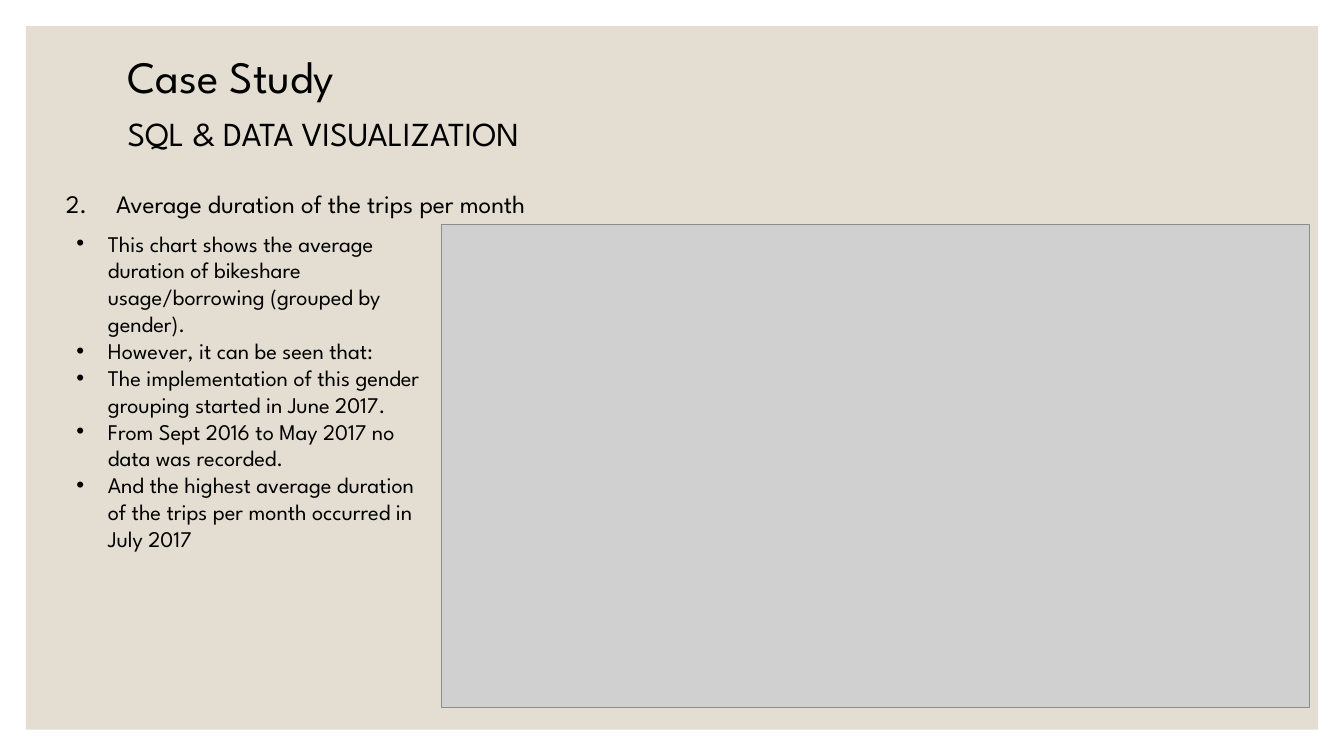
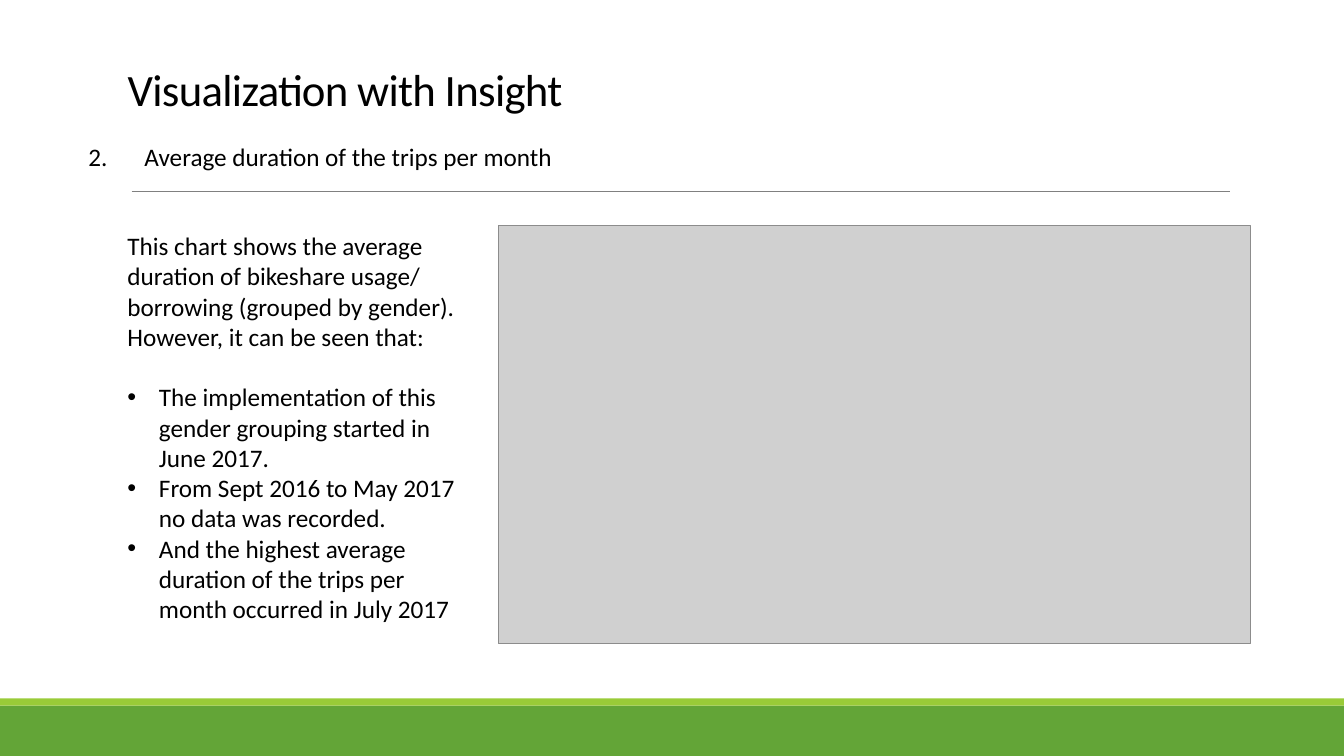
Before and after one commit to damalialutfiani/Assignment1-Data-Analytics-revou, a slide deck: slide 11 of ASSIGNMENT1.pptx (slide 9 before the commit). Drawn at 1344x756 pixels with LibreOffice and Linux fonts; fonts in the diff are those of the drawing; grey boxes stand for pictures. Boxes give left, top, right and bottom in pixels: in the first picture for what was removed or moved away, otherwise in the second. Text is boxed around its words. In the diff, an @@ line names an element or a change of style, - is before the commit and + after.

```diff
--- a/ASSIGNMENT1.pptx
+++ b/ASSIGNMENT1.pptx
@@ rectangle removed at box(26, 26, 1319, 730) @@
@@ title "Visualization with Insight" at box(128, 75, 563, 114): vertical alignment middle to bottom @@
@@ title at box(128, 75, 563, 114): text changed; font League Spartan to Calibri @@
-Case Study
+Visualization with Insight
@@ text "2. Average duration of the ...": place and size @@
-text "2. Average duration of the ..." at box(66, 195, 525, 219)
+text "2. Average duration of the ..." at box(88, 148, 552, 171)
@@ text "2. Average duration of the ..." at box(88, 148, 552, 171): font League Spartan to Calibri @@
@@ text removed at box(128, 123, 519, 150) @@
-SQL & DATA VISUALIZATION
@@ line added from (132, 192) to (1231, 192), #808080 0.5 pt @@
@@ text "This chart shows the average ...": place and size @@
-text "This chart shows the average ..." at box(108, 236, 420, 552)
+text "This chart shows the average ..." at box(127, 237, 454, 622)
@@ text at box(127, 237, 454, 321): text changed; size 16 to 18 pt; font League Spartan to Calibri @@
-• This chart shows the average duration of bikeshare usage/borrowing (grouped by gender).
+This chart shows the average duration of bikeshare usage/ borrowing (grouped by gender).
@@ picture: place and size @@
-picture at box(442, 225, 1310, 708)
+picture at box(498, 226, 1250, 644)
@@ text at box(127, 328, 454, 622): size 16 to 18 pt, font League Spartan to Calibri in "However, it can be seen that:", "The implementation of this gender grouping started ...", "From Sept 2016 to May 2017 no ...", "And the highest average duration of the ..."; bullet • to none @@
@@ rectangle added at box(0, 706, 1344, 756), fill #63A537 @@
@@ rectangle added at box(0, 699, 1344, 706), fill #99CB38 @@
```
Also in this commit, not shown: 9 other slides changed, 5 slides added, 5 slides removed.
